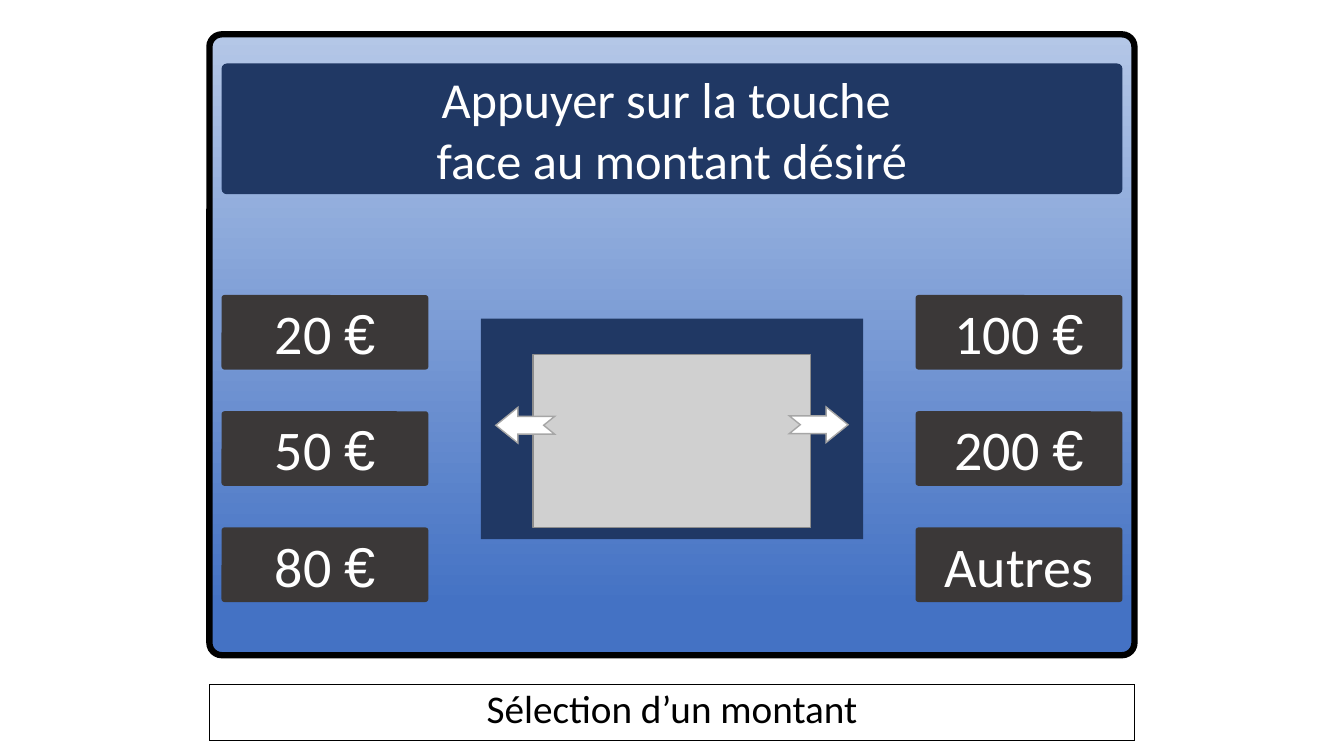
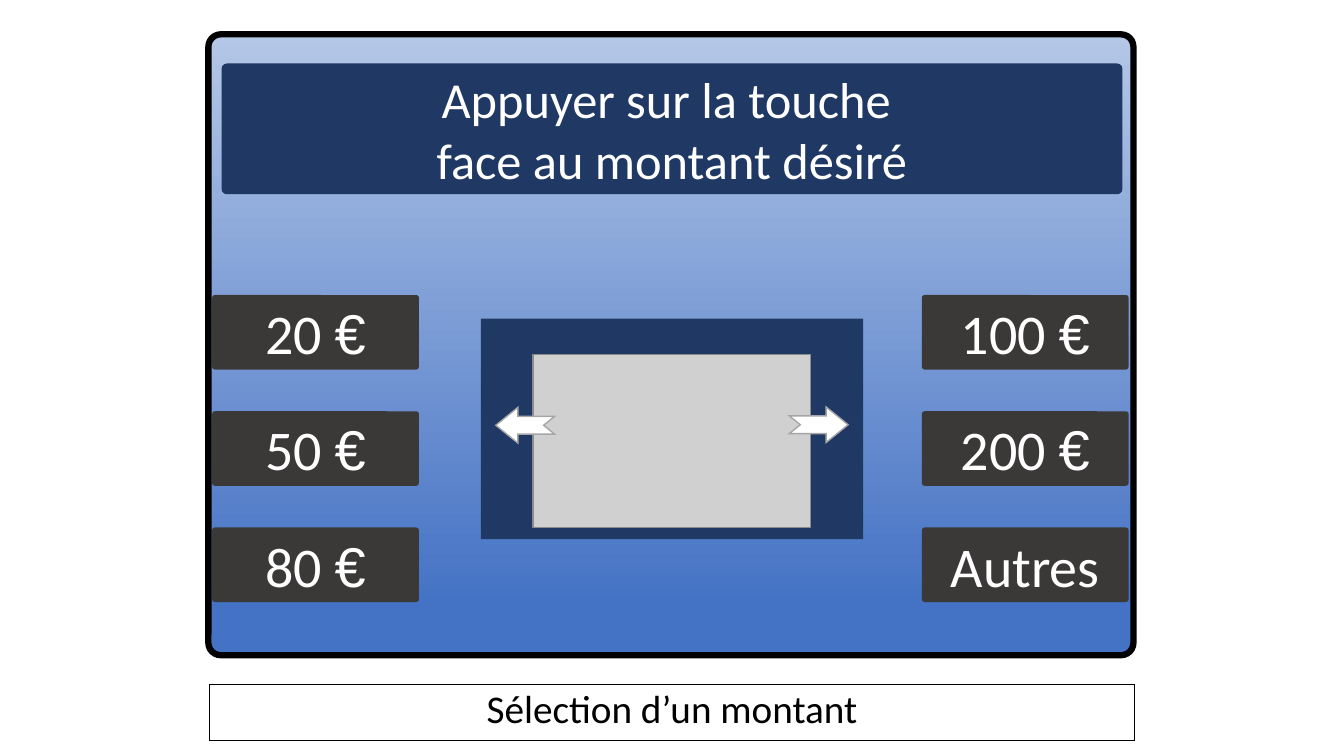
Before and after one commit to kyweez/CDA-15-APPLICATION-DESIGN, a slide deck: slide 1 of GAB/Version-aurelien/IHM-aurelien.pptx. Drawn at 1344x756 pixels with LibreOffice and Linux fonts; fonts in the diff are those of the drawing; grey boxes stand for pictures. Boxes give left, top, right and bottom in pixels: in the first picture for what was removed or moved away, otherwise in the second. Text is boxed around its words. In the diff, an @@ line names an element or a change of style, - is before the commit and + after.

```diff
--- a/GAB/Version-aurelien/IHM-aurelien.pptx
+++ b/GAB/Version-aurelien/IHM-aurelien.pptx
@@ 3 rounded rectangles: place and size @@
-3 rounded rectangles at (222, 295, 429, 602)
+3 rounded rectangles at (212, 295, 418, 602)
@@ 3 rounded rectangles: place and size @@
-3 rounded rectangles at (915, 295, 1122, 602)
+3 rounded rectangles at (923, 295, 1129, 602)
```
Also in this commit, not shown: 1 other slide changed, 2 slides added.
